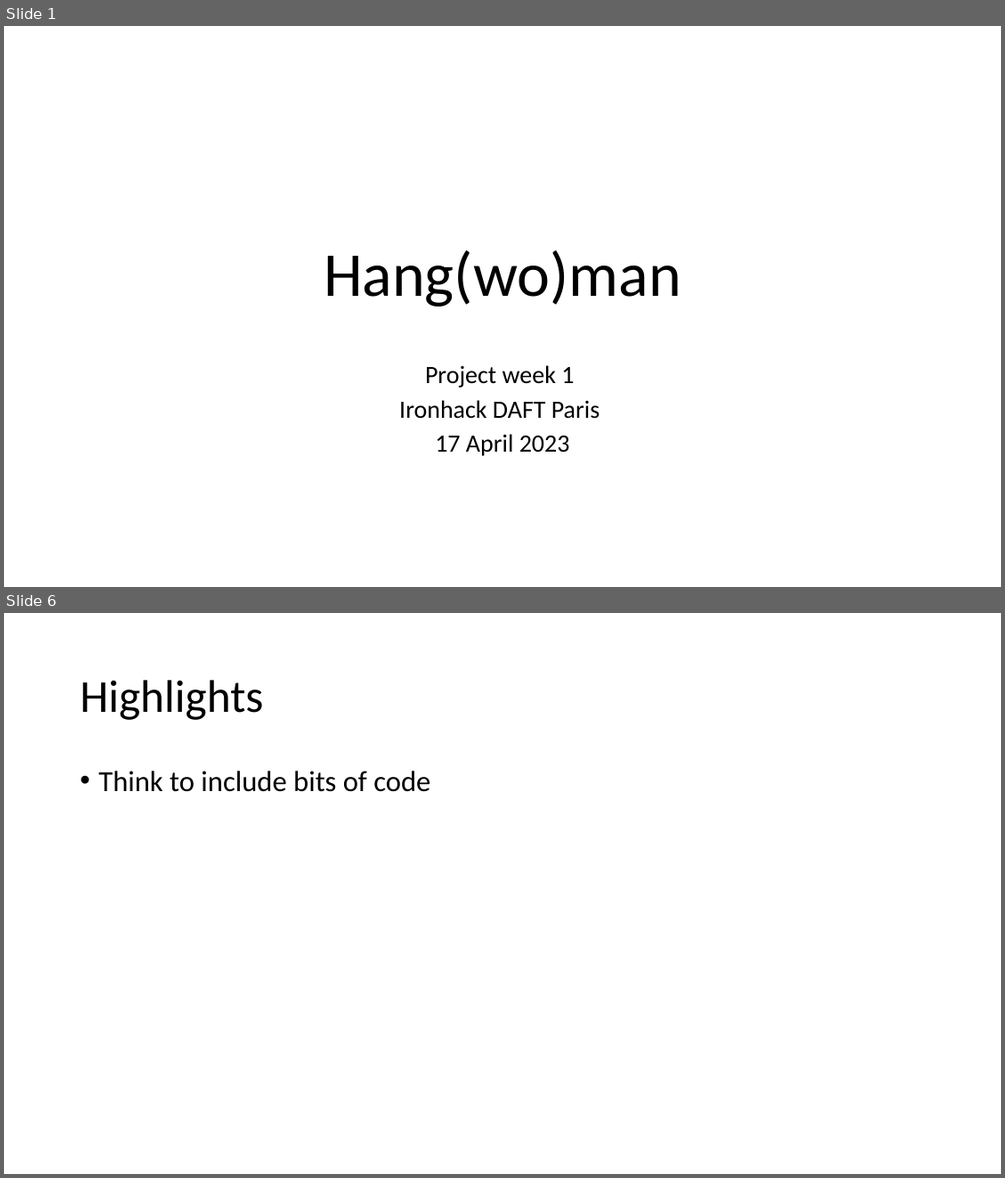
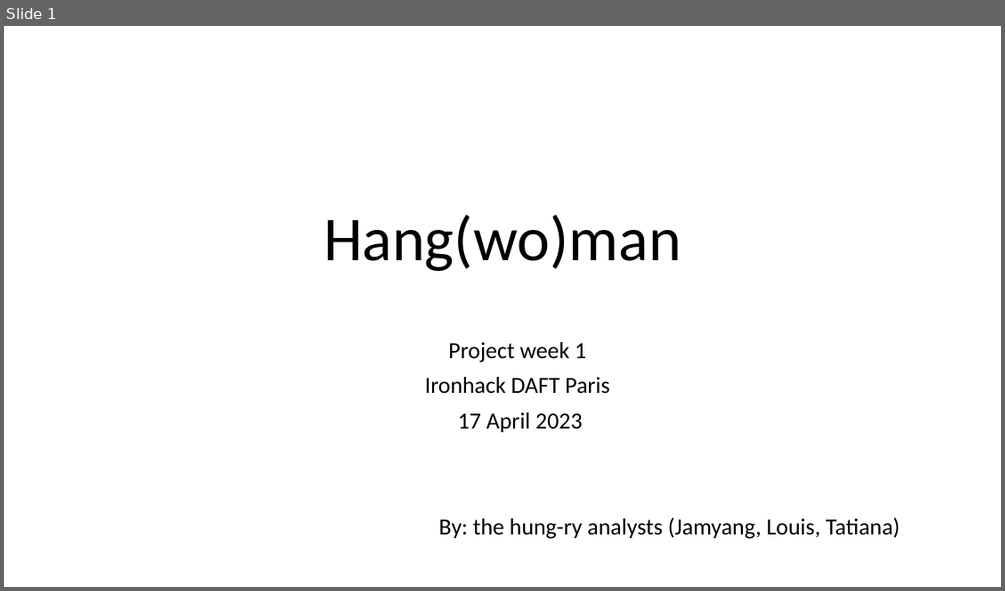
Before and after one commit to louis-md/hangman, a slide deck: Presentation1.pptx. Shown one above the other, each under a label of ours: slides 1 and 6 before the commit, slide 1 after it; the slides between them are not shown. The pictures are 1005x1178 and 1005x591 pixels, drawn with LibreOffice and Linux fonts; fonts in the diff are those of the drawing. Boxes give left, top, right and bottom in pixels: in the first picture for what was removed or moved away, otherwise in the second. Text is boxed around its words. In the diff, an @@ line names an element or a change of style, - is before the commit and + after.

```diff
--- a/Presentation1.pptx
+++ b/Presentation1.pptx
@@ slide 6 removed at <box>4,613,1001,1174</box>, background #FFFFFF @@
@@ title removed at <box>80,680,263,720</box> @@
-Highlights
@@ text removed at <box>98,771,430,792</box> @@
-• Think to include bits of code
@@ slide 1 changed as well @@
@@ title "Hang(wo)man": place and size @@
-title "Hang(wo)man" at <box>324,250,681,306</box>
+title "Hang(wo)man" at <box>324,215,681,271</box>
@@ subtitle "Project week 1": place and size @@
-subtitle "Project week 1" at <box>399,365,599,456</box>
+subtitle "Project week 1" at <box>425,342,899,539</box>
@@ subtitle at <box>425,342,609,433</box>: size 24 to 22.2 pt in "Project week 1", "Ironhack DAFT Paris", "17 April 2023"; line spacing 0.8 to 0.9 @@
@@ subtitle at <box>439,517,899,539</box>: paragraph added @@
+By: the hung-ry analysts (Jamyang, Louis, Tatiana)
```
Also in this commit, not shown: 2 other slides changed, 7 slides added, 3 other slides removed.
